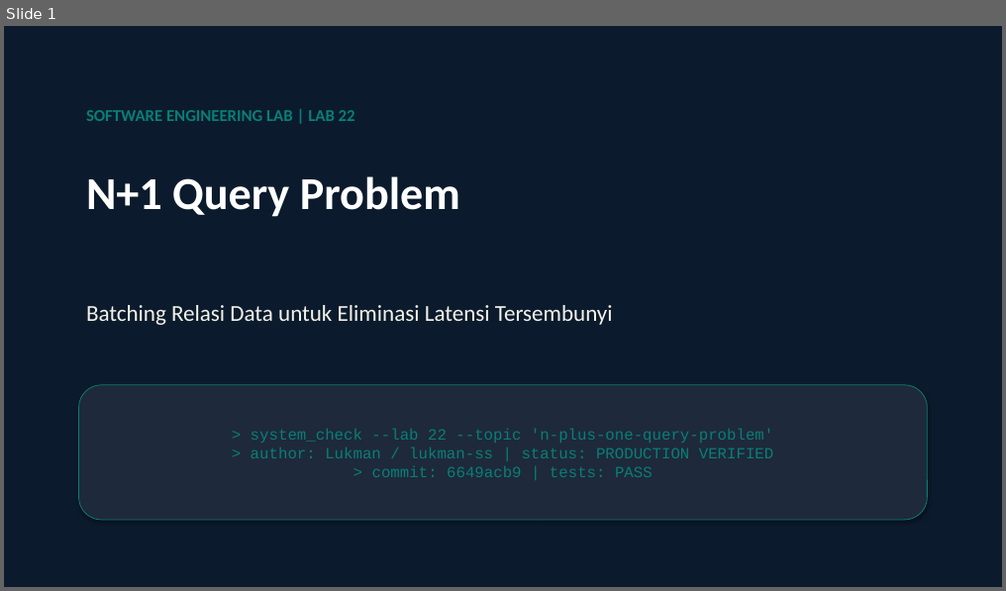
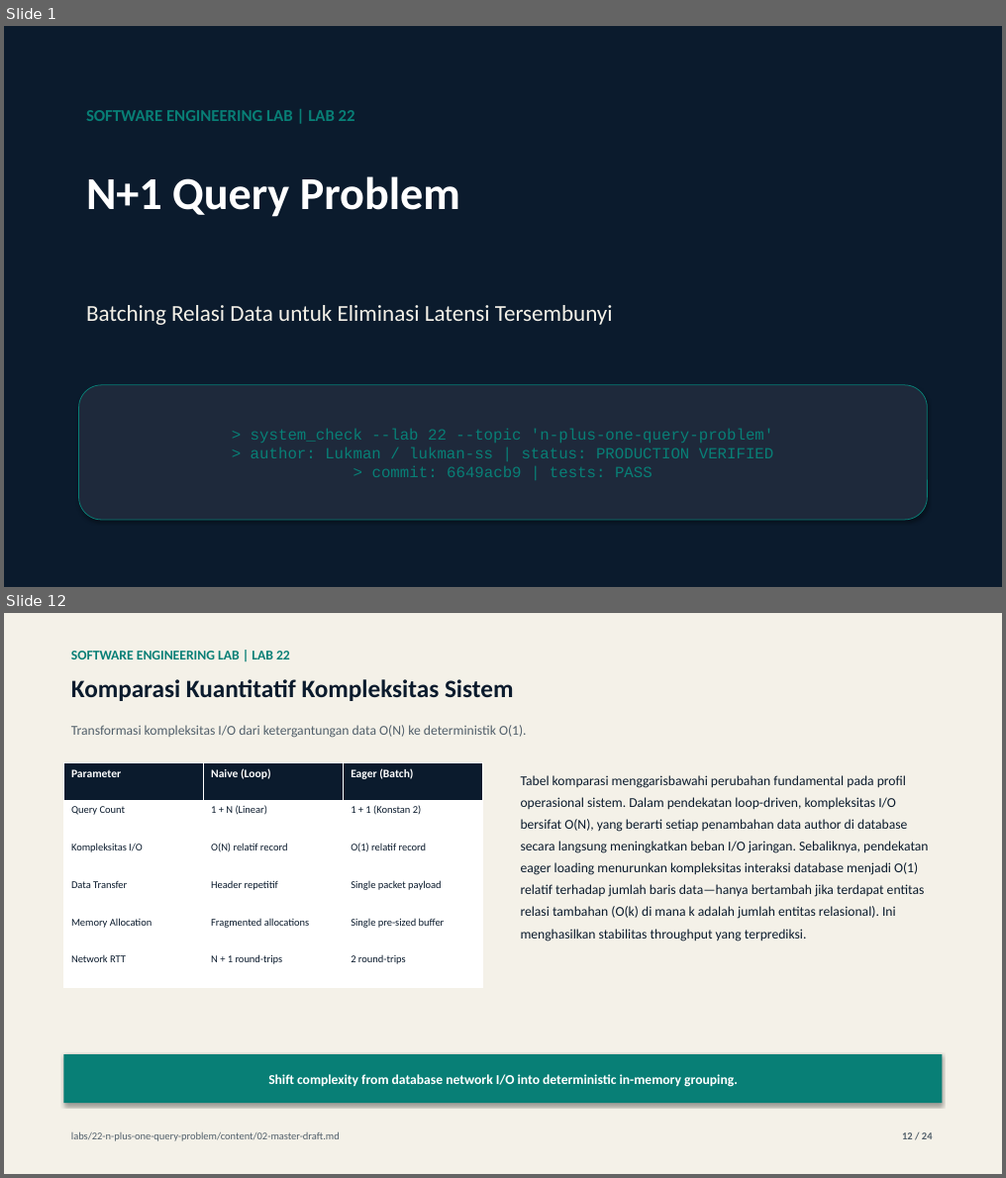
Before and after one commit to lukman-ss/software-engineering-lab, a slide deck: labs/22-n-plus-one-query-problem/result/linkedin/lab-22-n-plus-one-query-problem-carousel.pptx. Shown one above the other, each under a label of ours: slide 1 before the commit, slides 1 and 12 after it; the slides between them are not shown. The pictures are 1006x591 and 1006x1178 pixels, drawn with LibreOffice and Linux fonts; fonts in the diff are those of the drawing. Boxes give left, top, right and bottom in pixels: in the first picture for what was removed or moved away, otherwise in the second. Text is boxed around its words. In the diff, an @@ line names an element or a change of style, - is before the commit and + after.

Commit message:
feat: add lab 32 database sharding and partitioning educational content, slides, and documentation

```diff
--- a/labs/22-n-plus-one-query-problem/result/linkedin/lab-22-n-plus-one-query-problem-carousel.pptx
+++ b/labs/22-n-plus-one-query-problem/result/linkedin/lab-22-n-plus-one-query-problem-carousel.pptx
@@ slide 12 added at <box>4,613,1002,1174</box>, background #FFFFFF @@
@@ rectangle added at <box>4,613,1002,1174</box>, fill #F4F1E8 @@
@@ text added at <box>71,651,290,660</box>, 13 pt, text #087F76, bold @@
+SOFTWARE ENGINEERING LAB | LAB 22
@@ text added at <box>71,679,513,701</box>, 24 pt, text #0B1B2D, bold @@
+Komparasi Kuantitatif Kompleksitas Sistem
@@ text added at <box>71,725,527,738</box>, 13 pt, text #52606B @@
+Transformasi kompleksitas I/O dari ketergantungan data O(N) ke deterministik O(1).
@@ table added at <box>63,762,484,987</box>, 6 rows, 3 columns @@
+Parameter | Naive (Loop) | Eager (Batch)
+Query Count | 1 + N (Linear) | 1 + 1 (Konstan 2)
+Kompleksitas I/O | O(N) relatif record | O(1) relatif record
+Data Transfer | Header repetitif | Single packet payload
+Memory Allocation | Fragmented allocations | Single pre-sized buffer
+Network RTT | N + 1 round-trips | 2 round-trips
@@ text added at <box>521,775,928,942</box>, 13 pt, text #0B1B2D @@
+Tabel komparasi menggarisbawahi perubahan fundamental pada profil operasional sistem. Dalam pendekatan loop-driven, kompleksitas I/O bersifat O(N), yang berarti setiap penambahan data author di database secara langsung meningkatkan beban I/O jaringan. Sebaliknya, pendekatan eager loading menurunkan kompleksitas interaksi database menjadi O(1) relatif terhadap jumlah baris data—hanya bertambah jika terdapat entitas relasi tambahan (O(k) di mana k adalah jumlah entitas relasional). Ini menghasilkan stabilitas throughput yang terprediksi.
@@ rectangle added at <box>63,1055,943,1103</box>, fill #087F76, 13 pt, text #FFFFFF, bold @@
+Shift complexity from database network I/O into deterministic in-memory grouping.
@@ text added at <box>71,1132,340,1142</box>, 10 pt, text #52606B @@
+labs/22-n-plus-one-query-problem/content/02-master-draft.md
@@ text added at <box>902,1133,933,1140</box>, 10 pt, text #52606B, bold @@
+12 / 24
```
Also in this commit, not shown: 22 other slides added, 23 slides removed, 9 other files.
